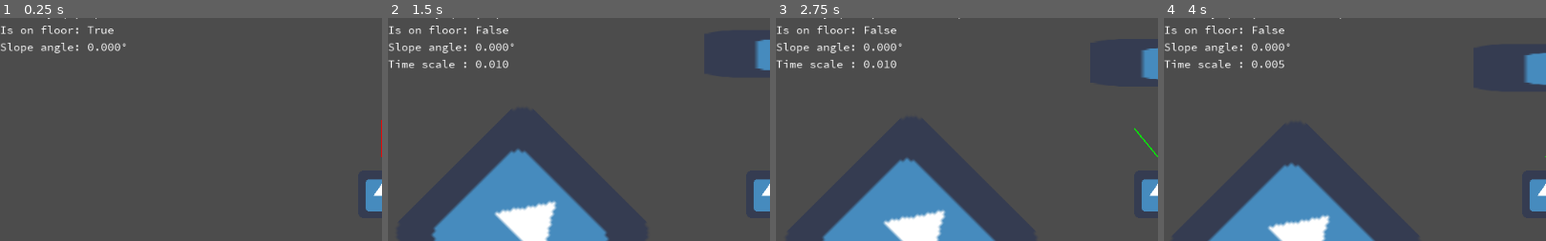
Above: before the commit, frames 1-4 (left to right).
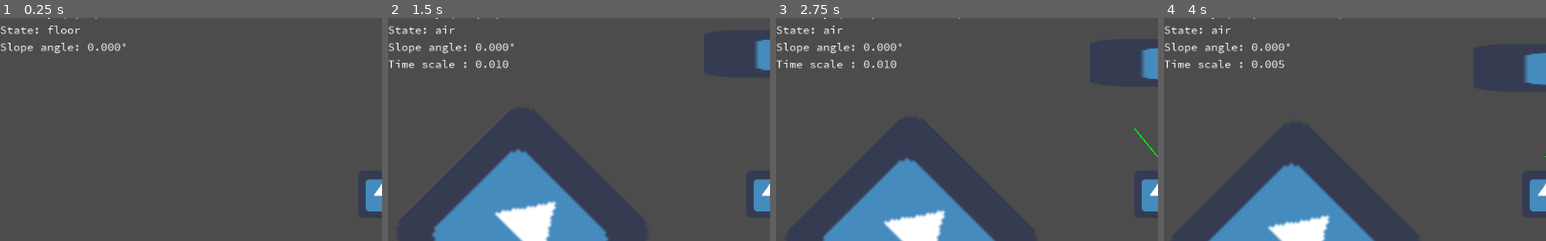
Above: after the commit, the same moments.

Repository: fabriceci/move_and_slide
Game: Godot game, scene res://World.tscn
Two runs of this game, one before a commit and one after it. Both use one fixed random seed, a clock stepped at 60 frames per second and the inputs below. The engine's default icon, where the game draws it, is replaced by a stand-in: a white triangle on a blue panel in a dark square.
Inputs:
- Up to frame 1 (0.25 s): no input
- Up to frame 2 (1.5 s): tap Enter (ui_accept) at 0.5, 0.77 s; hold Shift (run) 0.53-1.28 s; hold Right (ui_right) from 0.53 s (still down); tap Tab (slow) at 1.35 s
- Up to frame 3 (2.75 s): tap Enter (ui_accept) at 1.52 s; release Right (ui_right) at 2.03 s; hold Left (ui_left) from 2.03 s (still down); hold Shift (run) from 2.03 s (still down)
- Up to frame 4 (4 s): release Left (ui_left) at 2.78 s; release Shift (run) at 2.78 s; hold Right (ui_right) from 2.78 s (still down); tap Tab (slow) at 2.85 s; tap Enter (ui_accept) at 3.02, 3.77 s; hold Shift (run) from 3.53 s (still down)
The pictures show only the part of the screen within x 0-50%, y 10-60%; the shares and areas given below are measured in that part.

The runs differ from the first frame. In frame 1, 0.4% of the frame differs, in the area x 0-30%, y 3-8%; in frame 2, 0.4%, in the area x 0-32%, y 3-8%; in frame 3, 0.4%; in frame 4, 0.4%.

Commit message:
Fix: gravity not applied in constant motion calculus + add state in HUD

Diff:
--- a/Player/Classic/Player.gd
+++ b/Player/Classic/Player.gd
@@ -118,6 +118,12 @@
 func util_on_floor():
 	return is_on_floor() or on_floor
 
+func get_state_str():
+	if on_ceiling or is_on_ceiling(): return "ceil"
+	if on_wall or is_on_wall(): return "wall"
+	if on_floor or is_on_ceiling(): return "floor"
+	return "air"
+
 func get_velocity_str():
 	return "Velocity " + str(velocity)
 
--- a/Player/Custom/PlayerCustom.gd
+++ b/Player/Custom/PlayerCustom.gd
@@ -58,7 +58,8 @@
 	var body_velocity = p_linear_velocity * get_physics_process_delta_time()
 	var velocity = p_linear_velocity
 	var velocity_normalized = velocity.normalized()
-	var motion = ( floor_velocity + velocity + accumated_gravity) * get_physics_process_delta_time()
+	var original_motion = (floor_velocity + velocity + accumated_gravity) * get_physics_process_delta_time()
+	var motion = original_motion
 
 	var prev_on_floor = on_floor
 	on_floor = false
@@ -77,11 +78,11 @@
 		if collision:
 			motion = collision.remainder
 
-			if constant_speed and first_collision:
+			if constant_speed and first_collision and motion != Vector2.ZERO:
 				var slide = motion.slide(collision.normal).normalized()
+				first_collision = false
 				if slide != Vector2.ZERO:
-					motion = slide * (body_velocity.length() - collision.travel.length())
-				first_collision = false
+					motion = slide * (original_motion.length() - collision.travel.length())
 
 			if acos(collision.normal.dot(p_up_direction)) <= p_floor_max_angle + FLOOR_ANGLE_THRESHOLD:
 				on_floor = true
@@ -111,6 +112,12 @@
 
 	return velocity
 
+func get_state_str():
+	if on_ceiling: return "ceil"
+	if on_wall: return "wall"
+	if on_floor: return "floor"
+	return "air"
+
 func get_velocity_str():
 	return "Velocity " + str(velocity)
 
--- a/World.gd
+++ b/World.gd
@@ -22,7 +22,7 @@
 	$CanvasLayer/Control/Label.text = "Position " + str($Player.global_position) + '\n'
 	$CanvasLayer/Control/Label.text += "Linear Vel " + str(linear_vel) + ' Length %.3f \n' % linear_vel.length()
 	$CanvasLayer/Control/Label.text += $Player.get_velocity_str() + '\n'
-	$CanvasLayer/Control/Label.text += "Is on floor: " + str($Player.on_floor or $Player.is_on_floor())
+	$CanvasLayer/Control/Label.text += "State: " + $Player.get_state_str()
 	if $Player.raycast.is_colliding():
 		$CanvasLayer/Control/Label.text += "\nSlope angle: %.3f°" % rad2deg(acos($Player.raycast.get_collision_normal().dot(Vector2.UP)))
 	if Engine.time_scale != 1.0:
Not shown: 6 places in World.tscn that only renumber resources
